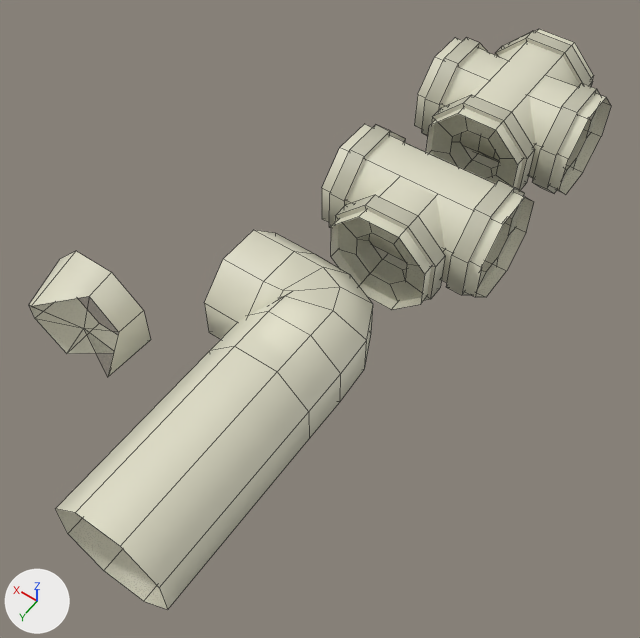
The FBX model Assets/Art/Models/Structures/Pipes/disposal pipes.fbx as it was, and as the next commit left it.
Camera for both pictures: a 50 mm lens placed at (5.43, 6.21, 2.86), pointed at (7.16, 3.78, -0.96). Arrows for +X, +Y and +Z are at lower left; the lights stay in place. Mesh edges are drawn as thin lines. Where no turn or scale is listed for an object, it has been applied to the vertices.

Script lines for the objects in view, before the commit:
```python
ob_disposal_broken = bpy.data.objects.new('Disposal Broken', me_piperedunderbroken_008)
ob_disposal_broken.location = (8.0, 5.0, 0.0)
ob_disposal_i = bpy.data.objects.new('Disposal I', me_piperedunder_001)
ob_disposal_i.location = (7.0, 5.0, 0.0)
ob_disposal_l = bpy.data.objects.new('Disposal L', me_piperedunderbent_001)
ob_disposal_l.location = (7.0, 4.0, 0.0)
ob_disposal_t = bpy.data.objects.new('Disposal T', me_piperedundermanifold_002)
ob_disposal_t.location = (7.0, 3.0, 0.0)
ob_disposal_x = bpy.data.objects.new('Disposal X', me_piperedundermanifold_011)
ob_disposal_x.location = (7.0, 2.0, 0.0)
```
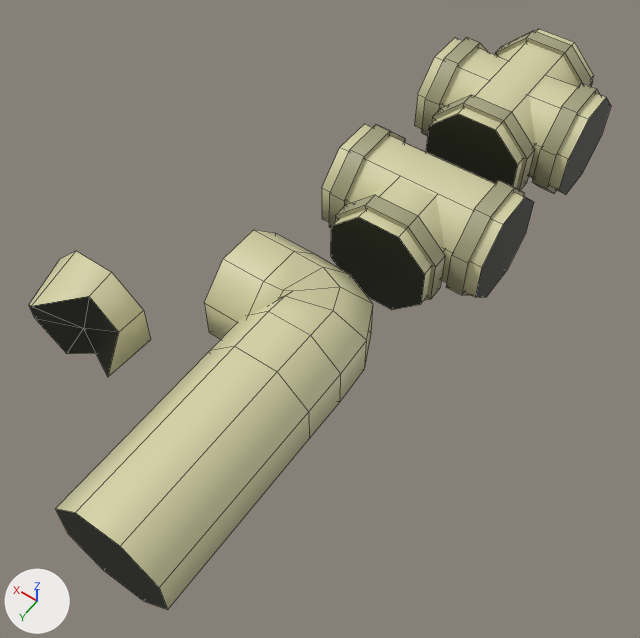
Where the newer file only moved an object's origin or applied its transform, the numbers keep the older frame.

Where the change shows, as pixel boxes (x1, y1, x2, y2) in the pictures (640 x 638 px):
'Disposal I', surface changed, recoloured (white to beige)
    both: (55, 346, 309, 610)
'Disposal T', surface changed, recoloured (white to beige)
    both: (322, 124, 534, 310)
'Disposal X', surface changed, recoloured (white to beige)
    both: (414, 29, 611, 194)
'Disposal L', surface changed (white to beige)
    both: (204, 230, 373, 439)
'Disposal Broken', surface changed, recoloured (white to beige)
    both: (29, 251, 151, 377)

What the commit changed:
Picture 'Palette05.png' (img_palette05_png) is now built by load_image('Palette05.png', '../../../Textures/Palette05.png', 256, 256, 'sRGB') instead of load_image('Palette05.png', '../../../Textures/Palette05.png', 256, 256, 'Non-Color').
Material 'Palette05' (mat_palette05) is new.
Its texture is img_palette05_png.
me_piperedunder_001 has 16 vertices, 10 faces and spans x -0.29..0.29, y -0.5..0.5, z -0.96..-0.38.
me_piperedunder_001 no longer uses material mat_palette05_001.
me_piperedunder_001 now uses material mat_palette05 (picture img_palette05_png).
me_piperedunderbroken_008 has 17 vertices, 17 faces and spans x -0.29..0.29, y -0.5..-0.155, z -0.96..-0.369.
me_piperedunderbroken_008 no longer uses material mat_palette05_001.
me_piperedunderbroken_008 now uses material mat_palette05 (picture img_palette05_png).
me_piperedundermanifold_002 has 128 vertices, 92 faces and spans x -0.5..0.5, y -0.312..0.5, z -0.982..-0.358.
me_piperedundermanifold_002 no longer uses material mat_palette05_001.
me_piperedundermanifold_002 now uses material mat_palette05 (picture img_palette05_png).
me_piperedundermanifold_011 has 176 vertices, 126 faces and spans x -0.5..0.5, y -0.5..0.5, z -0.982..-0.358.
me_piperedundermanifold_011 no longer uses material mat_palette05_001.
me_piperedundermanifold_011 now uses material mat_palette05 (picture img_palette05_png).
